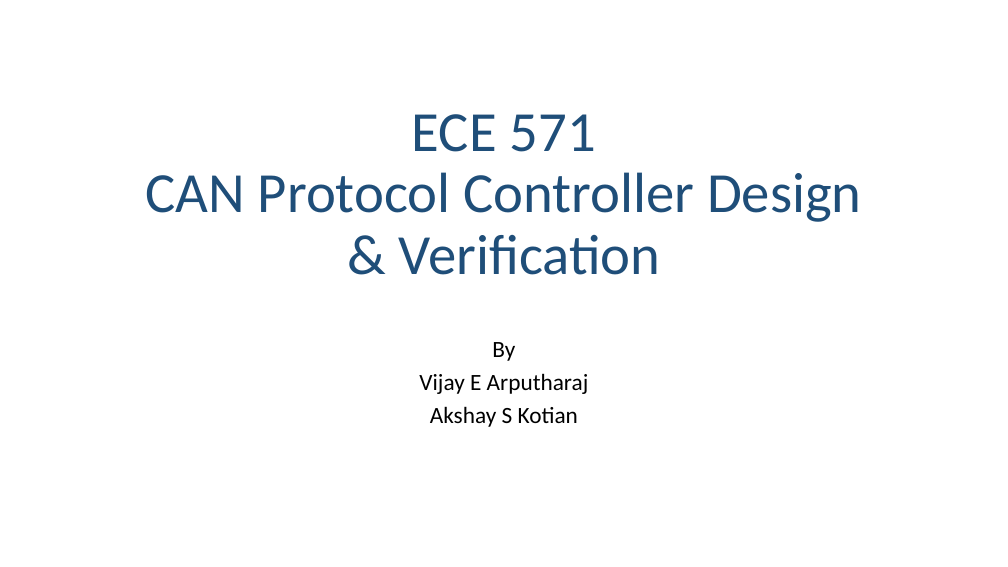
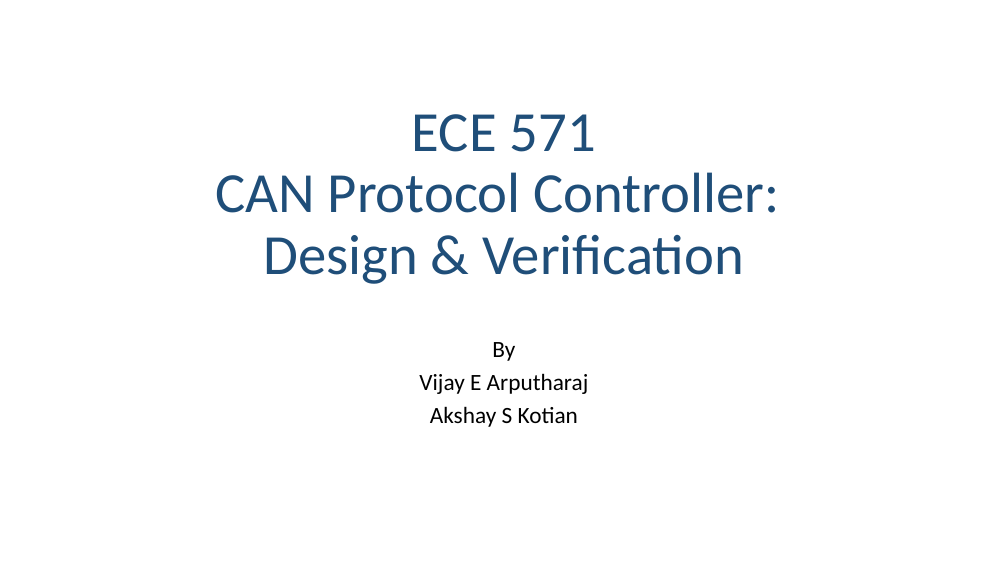
Before and after one commit to mafzzz/can-controller, a slide deck: slide 1 of Docs/Final Project Presenatation.pptx. Drawn at 1008x567 pixels with LibreOffice and Linux fonts; fonts in the diff are those of the drawing. Boxes give left, top, right and bottom in pixels: in the first picture for what was removed or moved away, otherwise in the second. Text is boxed around its words. In the diff, an @@ line names an element or a change of style, - is before the commit and + after.

```diff
--- a/Docs/Final Project Presenatation.pptx
+++ b/Docs/Final Project Presenatation.pptx
@@ title at (215, 114, 779, 284): text changed @@
-ECE 571
-CAN Protocol Controller Design & Verification
+ECE 571
+CAN Protocol Controller:
+Design & Verification
```
Also in this commit, not shown: 2 other slides changed, 1 other file.
